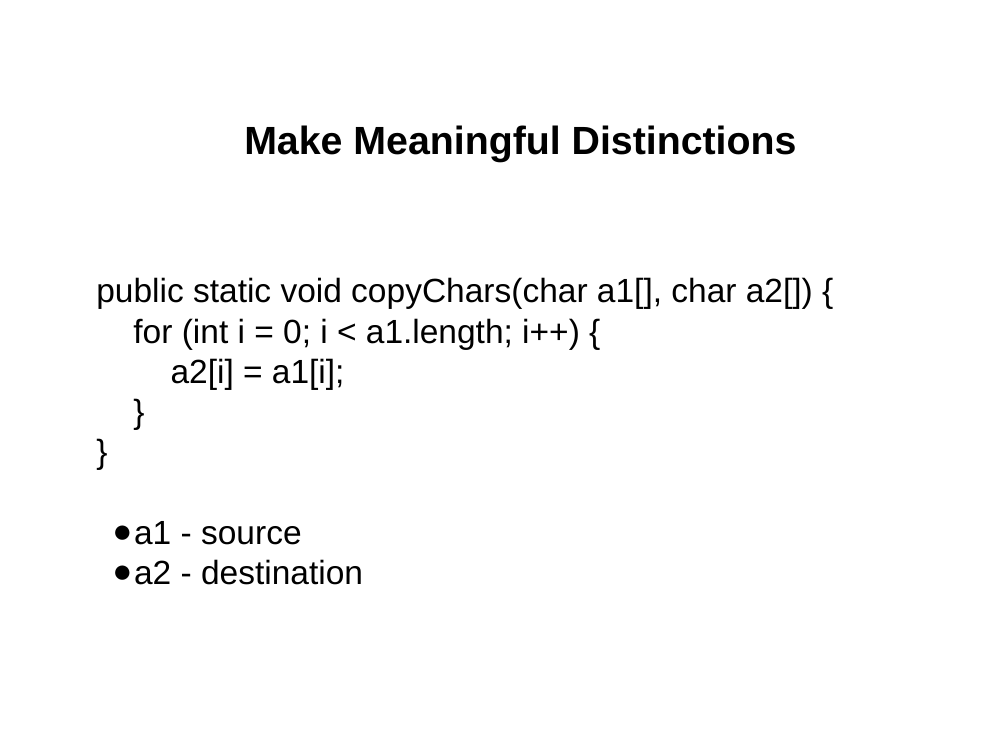
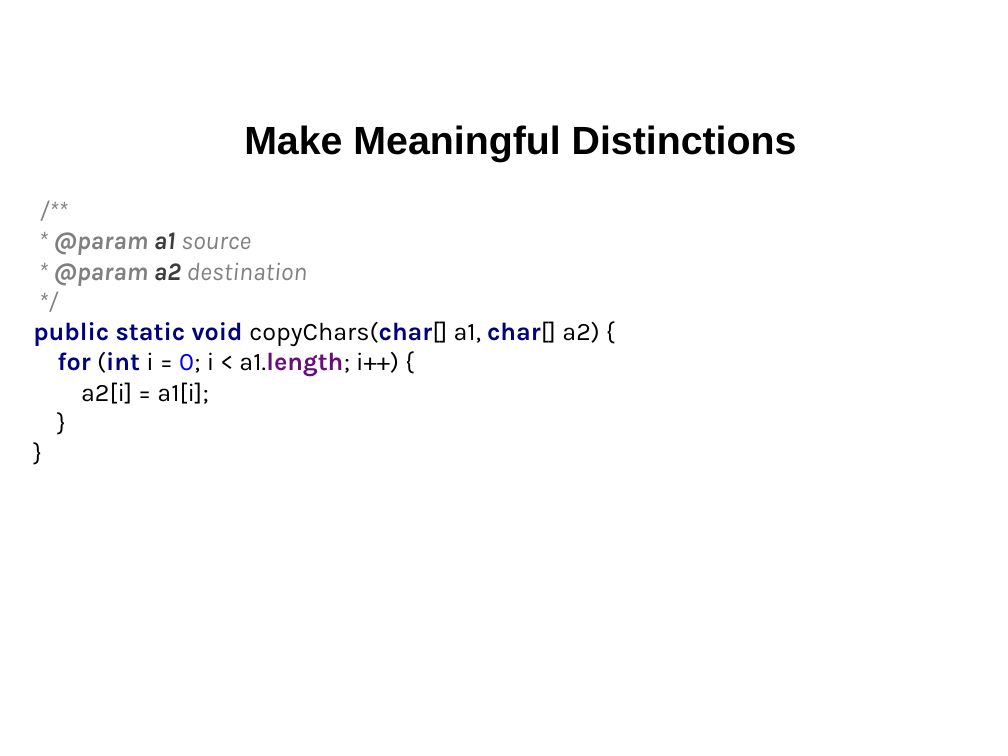
Before and after one commit to cvmocanu/clean-code-presentation, a slide deck: slide 21 of Clean Code.pptx (slide 16 before the commit). Drawn at 1008x756 pixels with LibreOffice and Linux fonts; fonts in the diff are those of the drawing. Boxes give left, top, right and bottom in pixels: in the first picture for what was removed or moved away, otherwise in the second. Text is boxed around its words. In the diff, an @@ line names an element or a change of style, - is before the commit and + after.

```diff
--- a/Clean Code.pptx
+++ b/Clean Code.pptx
@@ text at bbox=[33, 232, 599, 404]: text changed; size 26.7 to 20 pt; font Arial to Karla @@
-public static void copyChars(char a1[], char a2[]) {
-for (int i = 0; i < a1.length; i++) {
-a2[i] = a1[i];
-}
-}
-● a1 - source
-● a2 - destination
+/**
+* @param a1 source
+* @param a2 destination
+*/
+public static void copyChars(char[] a1, char[] a2) {
+for (int i = 0; i < a1.length; i++) {
+a2[i] = a1[i];
+}
+}
```
Also in this commit, not shown: 9 other slides changed, 10 slides added.
